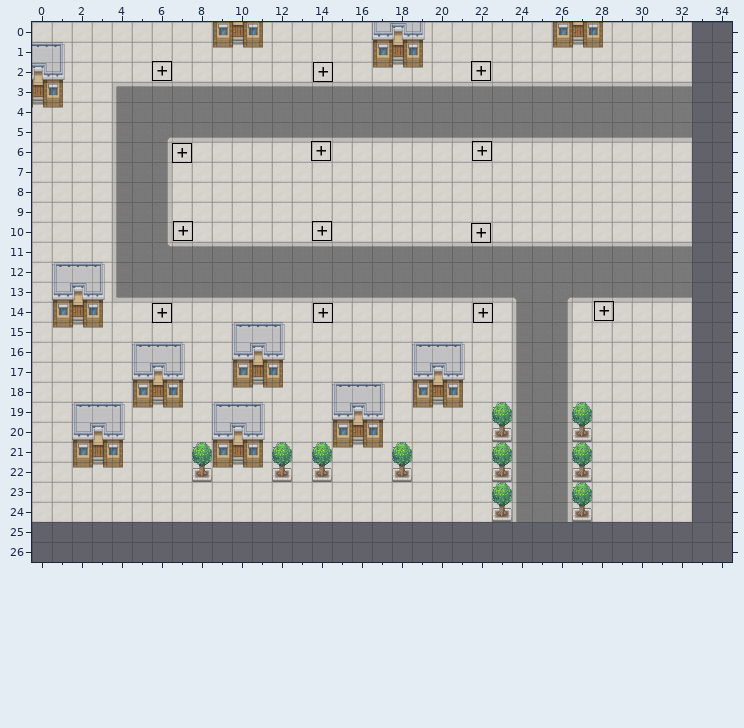
Tiled map (JSON) -- src/assets/maps/towerDefenseMap.json. Above is the file before it was changed.
Cells are 32x32 px. Shown: x 0..34, y 0..26. The old version is drawn lined up with the new one.
Now the later version:
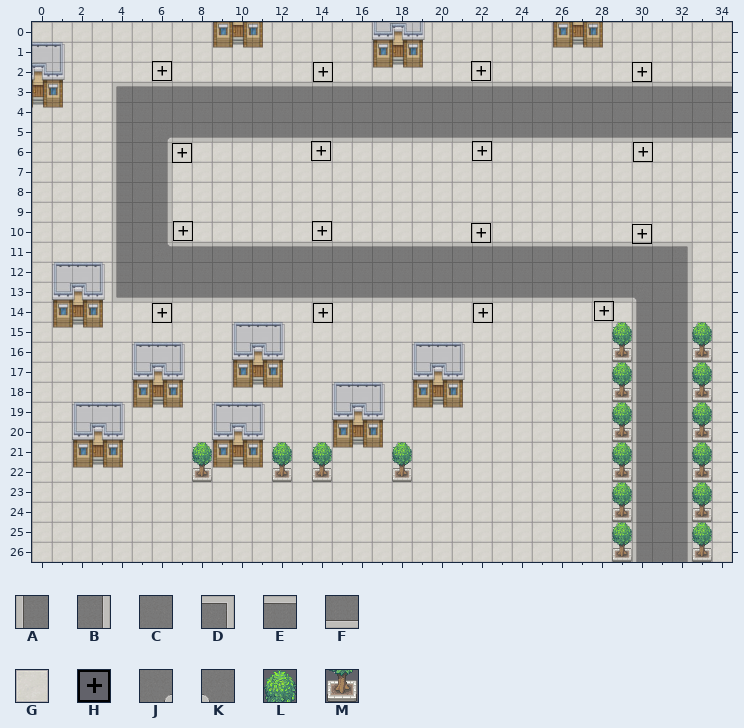
Key: from "assetTowerDefenseMap": A 0, B 1, C 2, D 5, E 20, F 21, G 22, H 23, J 42, K 43, L 80, M 100.
_ is an empty cell.
Objects are placed by their top-left corner, in cells (3,4 is the top-left corner of cell 3,4); size is 1x1 cell unless given.
Log entry: Maps takes all the game screen
Difference:
map size 33x25 -> 35x27 cells
Layer "Layer1":
y 0..2: x 33..34 __ -> GG
y 3: x 33..34 __ -> EE
y 4: x 33..34 __ -> CC
y 5: x 33..34 __ -> FF
y 6..10: x 33..34 __ -> GG
y 11: x 32..34 E__ -> DGG
y 12: x 32..34 C__ -> BGG
y 13: x 24..26 KCJ -> FFF; x 30..34 FFF__ -> KCBGG
y 14..24: x 24..26 ACB -> GGG; x 30..34 GGG__ -> ACBGG
y 25..26: x 0..34 ___________________________________ -> GGGGGGGGGGGGGGGGGGGGGGGGGGGGGGACBGG
Layer "Layer2":
y 15: x 29 _ -> L; x 33 _ -> L
y 16: x 29 _ -> M; x 33 _ -> M
y 17: x 29 _ -> L; x 33 _ -> L
y 18: x 29 _ -> M; x 33 _ -> M
y 19: x 23 L -> _; x 27 L -> _; x 29 _ -> L; x 33 _ -> L
y 20: x 23 M -> _; x 27 M -> _; x 29 _ -> M; x 33 _ -> M
y 21: x 23 L -> _; x 27 L -> _; x 29 _ -> L; x 33 _ -> L
y 22: x 23 M -> _; x 27 M -> _; x 29 _ -> M; x 33 _ -> M
y 23: x 23 L -> _; x 27 L -> _; x 29 _ -> L; x 33 _ -> L
y 24: x 23 M -> _; x 27 M -> _; x 29 _ -> M; x 33 _ -> M
y 25: x 29 _ -> L; x 33 _ -> L
y 26: x 29 _ -> M; x 33 _ -> M
Layer "Wave":
added: H "Turret" at 30,2
added: H "Turret" at 30,6
added: H "Turret" at 30,10.1
Where, in picture pixels (left, top, right, bottom), the same in both pictures:
changed: (32, 22, 732, 562)
